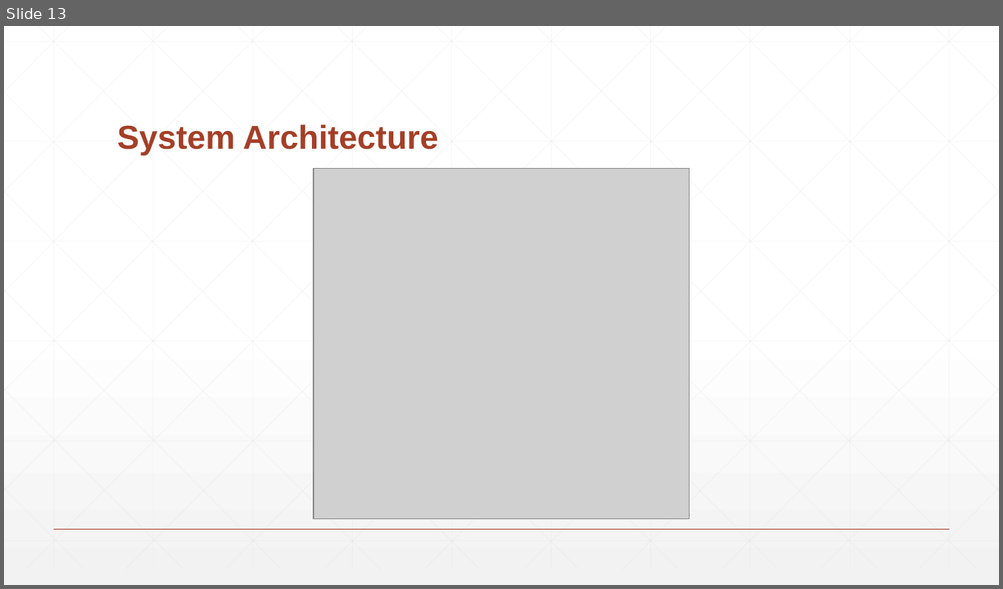
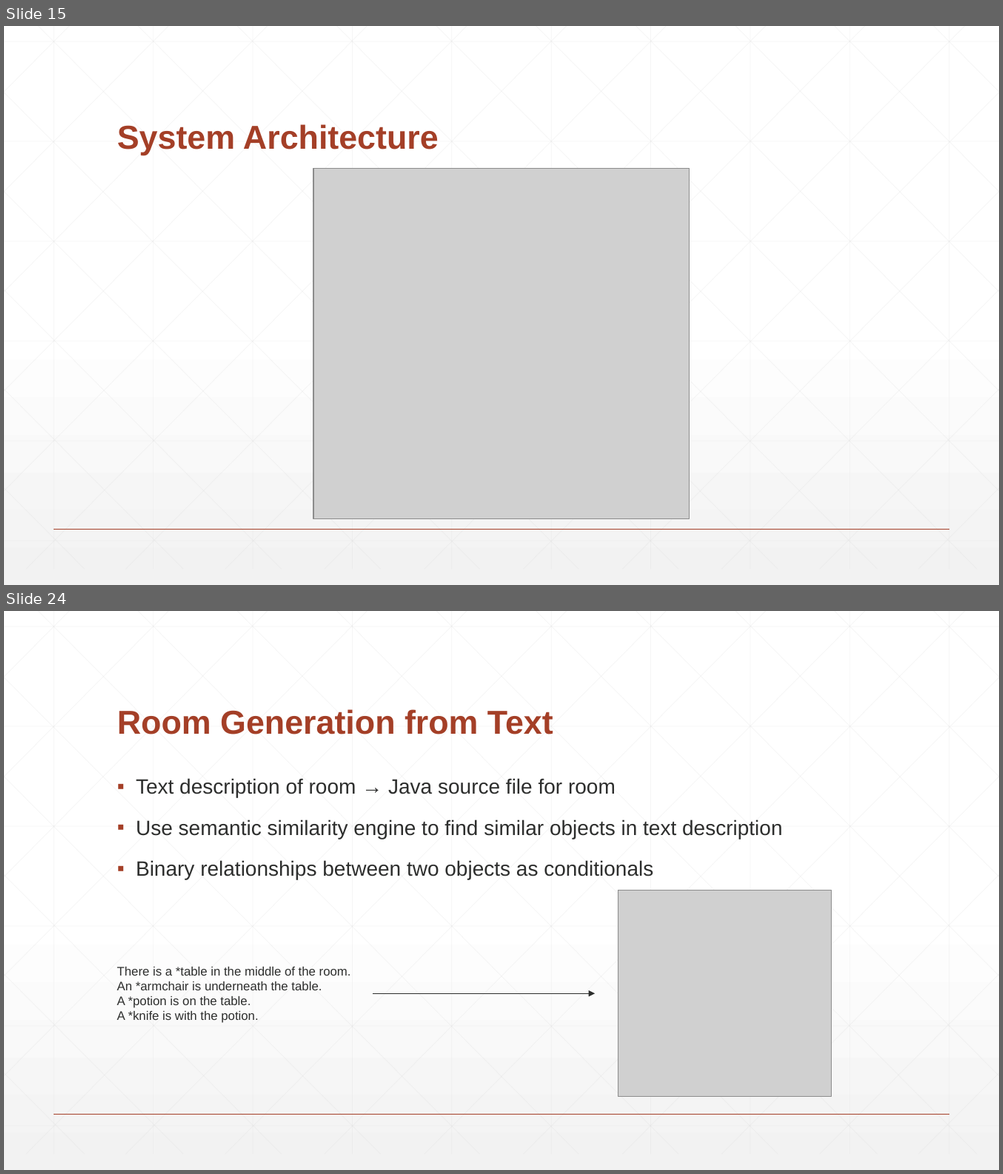
Before and after one commit to BaronKhan/VoiceRecognitionRPG, a slide deck: presentation/presentation.pptx. Shown one above the other, each under a label of ours: slide 13 before the commit, slides 15 and 24 after it; the slides between them are not shown. The pictures are 1003x589 and 1003x1174 pixels, drawn with LibreOffice and Linux fonts; fonts in the diff are those of the drawing; grey boxes stand for pictures. Boxes give left, top, right and bottom in pixels: in the first picture for what was removed or moved away, otherwise in the second. Text is boxed around its words. In the diff, an @@ line names an element or a change of style, - is before the commit and + after.

```diff
--- a/presentation/presentation.pptx
+++ b/presentation/presentation.pptx
@@ slide 24 added at box(4, 611, 999, 1170), background gradient #FFFFFF to #F2F2F2; not listed: 47 template elements that a slide beside it also shows @@
@@ title added at box(117, 709, 553, 735), 32 pt, text #A43F27, bold @@
+Room Generation from Text
@@ text added at box(136, 778, 782, 880), 20 pt, text #2D2E2D @@
+▪ Text description of room → Java source file for room
+▪ Use semantic similarity engine to find similar objects in text description
+▪ Binary relationships between two objects as conditionals
@@ picture added at box(618, 891, 831, 1096) @@
@@ text added at box(117, 967, 351, 1023), 12 pt, text #2D2E2D @@
+There is a *table in the middle of the room.
+An *armchair is underneath the table.
+A *potion is on the table.
+A *knife is with the potion.
@@ arrow added from (373, 994) to (595, 994), #2D2E2D 0.5 pt @@
@@ what was slide 13 is now slide 15 @@
```
Also in this commit, not shown: 3 slides changed, 11 other slides added, 3 other files.
